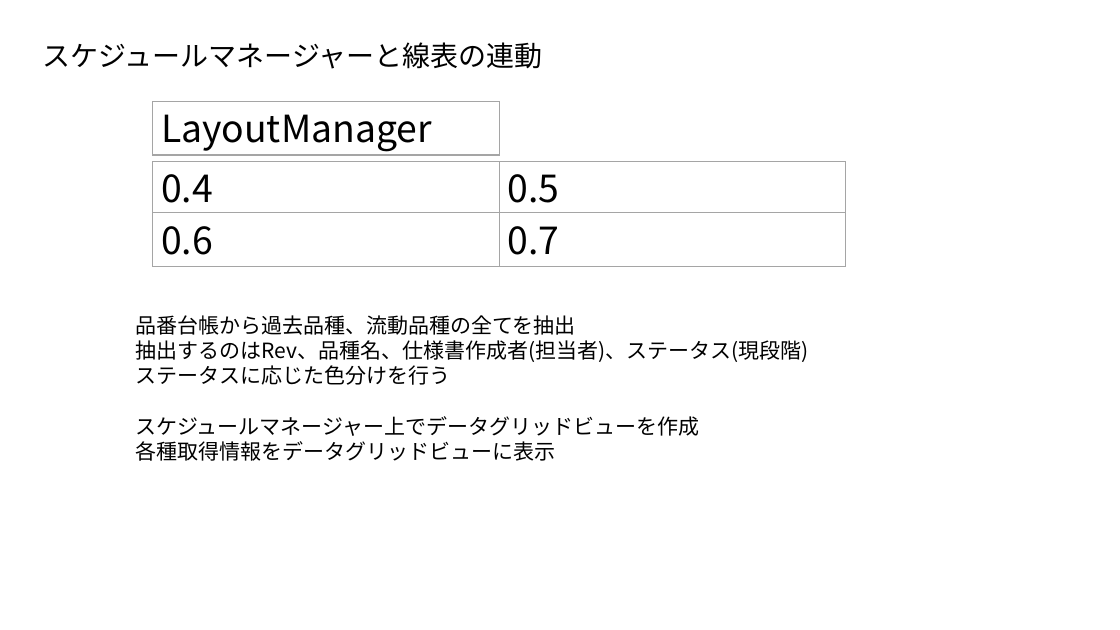
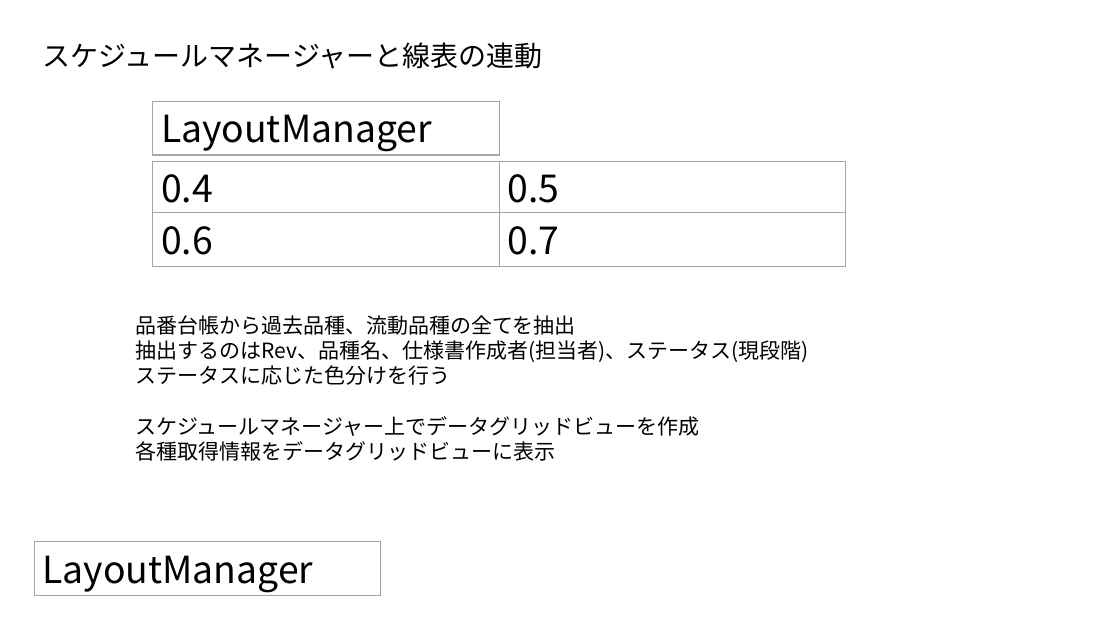
Before and after one commit to Ino219/sample_pp, a slide deck: slide 4 of sample_pp/プレゼンテーション2.pptx. Drawn at 1120x630 pixels with LibreOffice and Linux fonts; fonts in the diff are those of the drawing. Boxes give left, top, right and bottom in pixels: in the first picture for what was removed or moved away, otherwise in the second. Text is boxed around its words. In the diff, an @@ line names an element or a change of style, - is before the commit and + after.

```diff
--- a/sample_pp/プレゼンテーション2.pptx
+++ b/sample_pp/プレゼンテーション2.pptx
@@ rectangle added at [34, 542, 381, 596], fill #FFFFFF, outline #A5A5A5 1 pt, 32 pt, text #000000 @@
+LayoutManager
```
Also in this commit, not shown: 1 other file.
